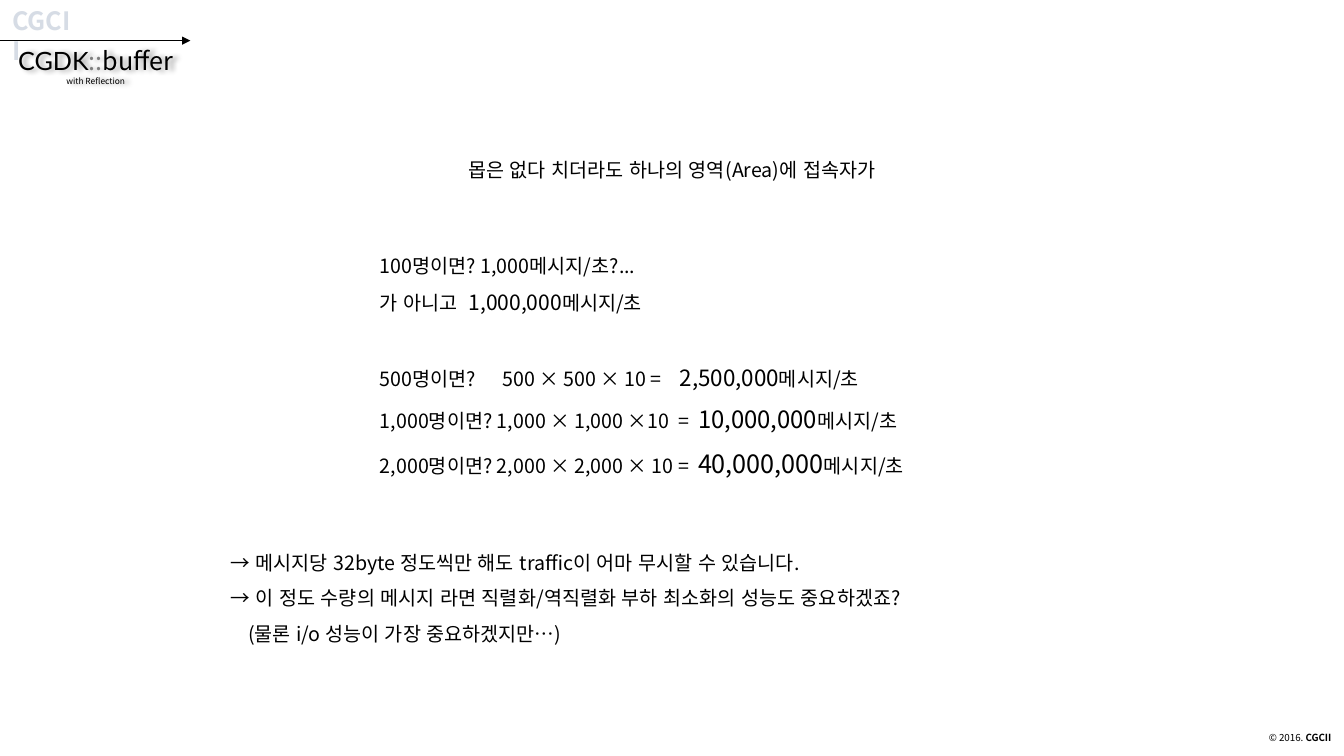
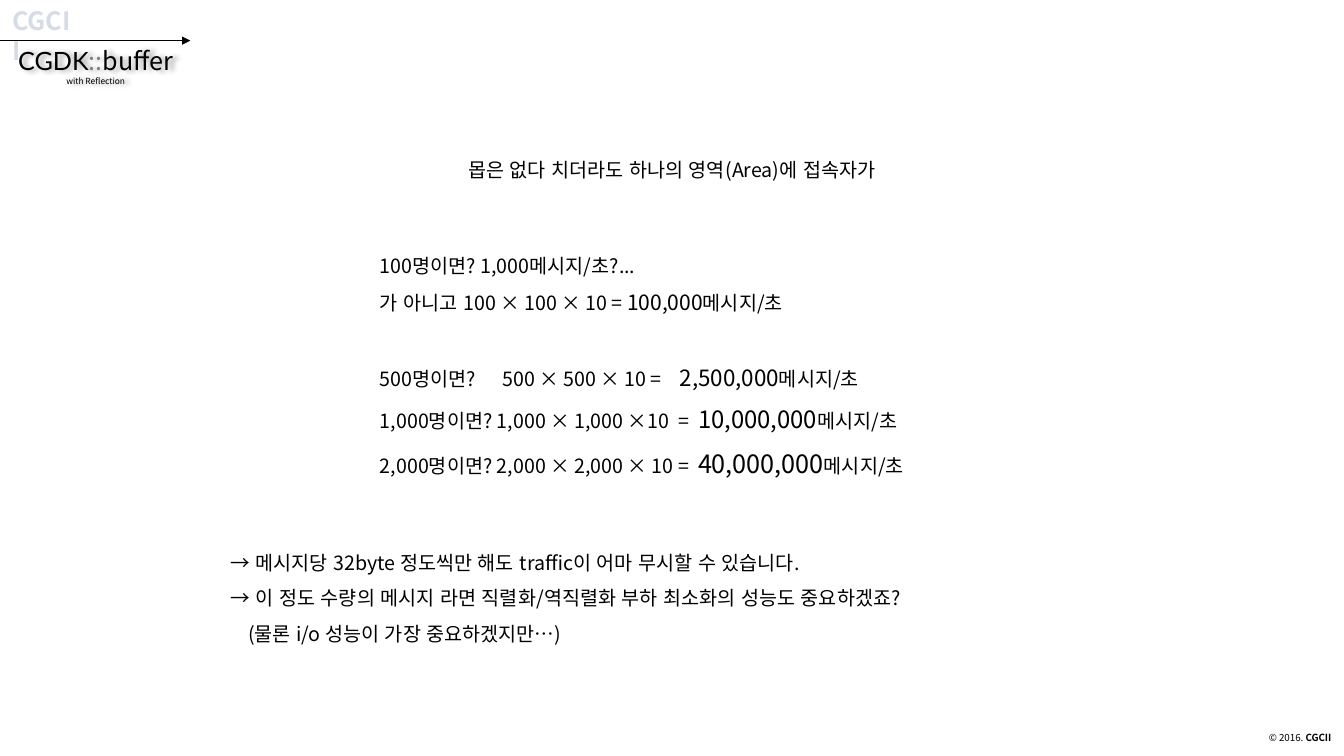
Before and after one commit to CGLabs/CGDK.buffer, a slide deck: slide 12 of C++/document/intruduce_CGDK.buffer.pptx. Drawn at 1344x756 pixels with LibreOffice and Linux fonts; fonts in the diff are those of the drawing. Boxes give left, top, right and bottom in pixels: in the first picture for what was removed or moved away, otherwise in the second. Text is boxed around its words. In the diff, an @@ line names an element or a change of style, - is before the commit and + after.

Commit message:
document update

```diff
--- a/C++/document/intruduce_CGDK.buffer.pptx
+++ b/C++/document/intruduce_CGDK.buffer.pptx
@@ text at (380, 293, 783, 314): text changed @@
-가 아니고 1,000,000메시지/초
+가 아니고 100 × 100 × 10 = 100,000메시지/초
```
